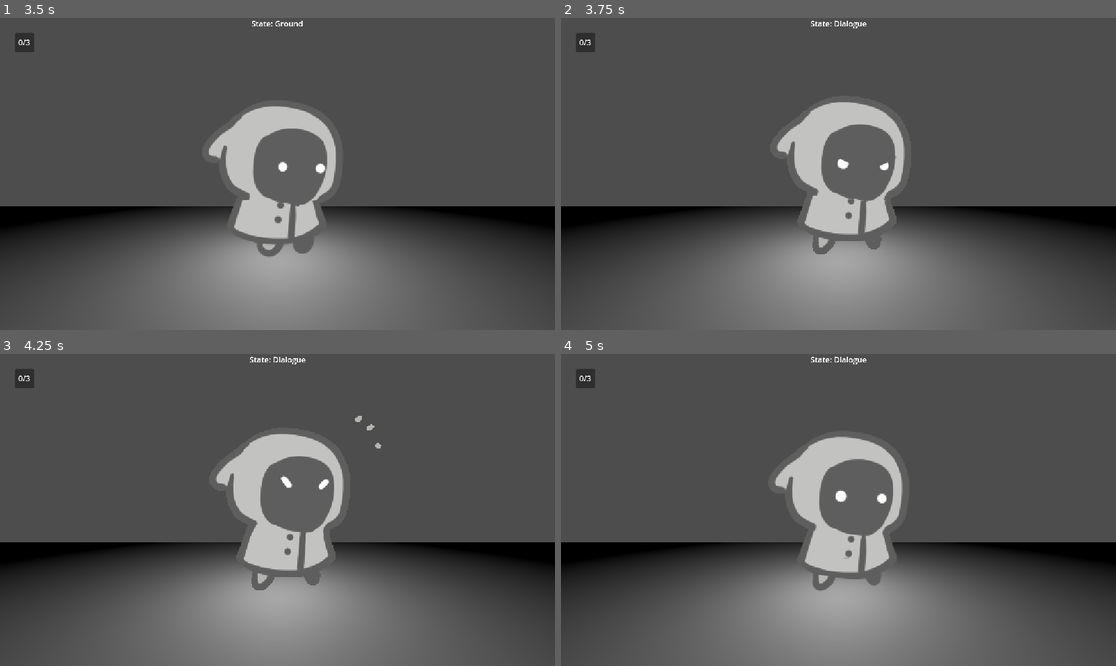
Above: before the commit, frames 1-4 (two rows, left to right).
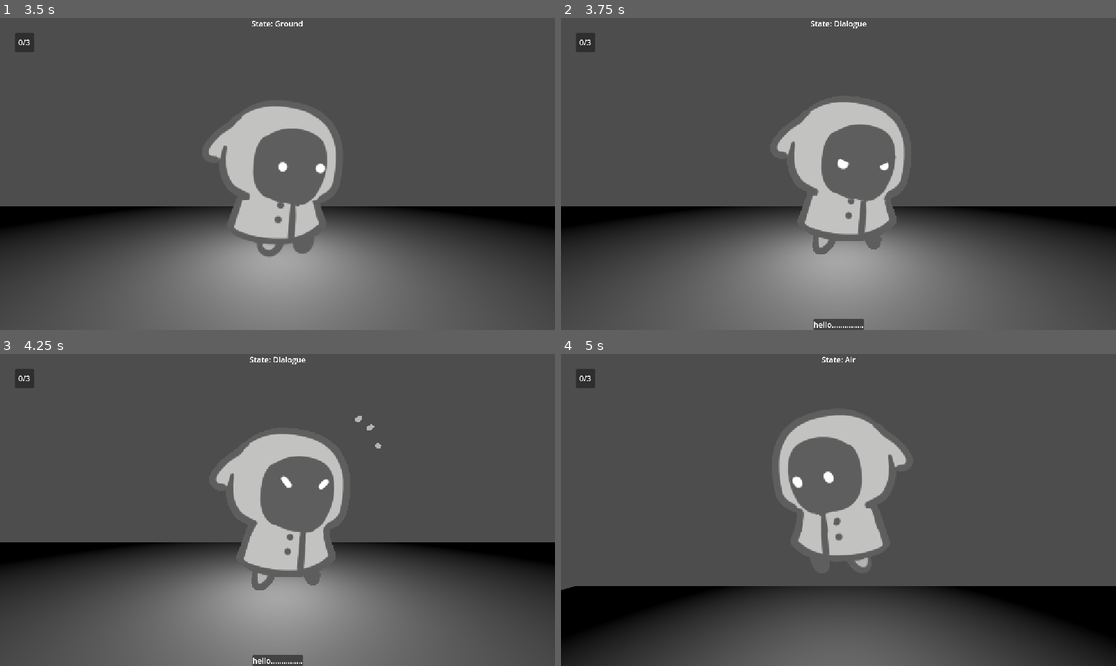
Above: after the commit, the same moments.

Repository: fina-rune/new-spawns-gwj82
Game: Godot game, scene res://scenes/UI/main_menu.tscn
Same seed, same stepped clock (60 frames per second), same inputs: the game is played once before the commit and once after it.
Inputs:
- Up to frame 1 (3.5 s): click "Play Game" at 0.5 s; tap Enter at 1.25 s; hold D (move_right) 1.28-2.03 s; hold E (callout) 1.28-2.03 s; tap Space (jump) at 1.52, 2.27 s; hold A (move_left) 2.03-2.78 s; tap E (callout) at 2.1 s; hold D (move_right) from 2.78 s (still down); hold E (callout) from 2.78 s (still down)
- Up to frame 2 (3.75 s): keep holding D (move_right); release E (callout) at 3.53 s; tap E (callout) at 3.6 s
- Up to frame 3 (4.25 s): keep holding D (move_right); tap Space (jump) at 3.77 s
- Up to frame 4 (5 s): release D (move_right) at 4.28 s; hold A (move_left) from 4.28 s (still down); hold E (callout) from 4.28 s (still down); tap Space (jump) at 4.52 s

Frame 1 is identical in both runs. In frame 2, 0.3% of the frame differs, in the area x 45-55%, y 96-100%; in frame 3, 0.3%; in frame 4, 39%, in the area x 0-100%, y 0-100%.

Commit message:
Fixed Dialogue

Diff:
--- a/new-spawns-gwj82/project.godot
+++ b/new-spawns-gwj82/project.godot
@@ -24,6 +24,7 @@
 SignalBus="*res://scripts/Signals/signal_bus.gd"
 MusicManager="*res://scripts/Music/music_manager.gd"
 LevelState="*res://scripts/Player/level_state.gd"
+Dialogue="*res://scenes/UI/dialogue.tscn"
 
 [debug]
 
--- a/new-spawns-gwj82/scenes/Levels/level_1.tscn
+++ b/new-spawns-gwj82/scenes/Levels/level_1.tscn
@@ -1,9 +1,8 @@
-[gd_scene load_steps=9 format=3 uid="uid://bkhglh7rnk742"]
+[gd_scene load_steps=8 format=3 uid="uid://bkhglh7rnk742"]
 
 [ext_resource type="PackedScene" uid="uid://d2wsmsjskfp2c" path="res://scenes/Player/player.tscn" id="1_ac15f"]
 [ext_resource type="PackedScene" uid="uid://w2fdqspnu0o4" path="res://scenes/Items/item_base.tscn" id="2_3ydyl"]
 [ext_resource type="PackedScene" uid="uid://ceaquyq8syix2" path="res://scenes/Npc/npc.tscn" id="3_3ydyl"]
-[ext_resource type="PackedScene" uid="uid://kcx2acfw3lim" path="res://scenes/UI/dialog.tscn" id="4_vtxvj"]
 
 [sub_resource type="BoxMesh" id="BoxMesh_nnsk1"]
 
@@ -77,5 +76,3 @@
 
 [node name="Npc" parent="." instance=ExtResource("3_3ydyl")]
 transform = Transform3D(1, 0, 0, 0, 1, 0, 0, 0, 1, 57.9831, 1.36021, -4.134)
-
-[node name="Dialog" parent="." instance=ExtResource("4_vtxvj")]
--- a/new-spawns-gwj82/scenes/Player/player.tscn
+++ b/new-spawns-gwj82/scenes/Player/player.tscn
@@ -393,6 +393,7 @@
 switch_mode = 2
 
 [sub_resource type="AnimationNodeStateMachineTransition" id="AnimationNodeStateMachineTransition_1bwnf"]
+switch_mode = 2
 
 [sub_resource type="AnimationNodeStateMachine" id="AnimationNodeStateMachine_qhqgy"]
 states/Callout/node = SubResource("AnimationNodeAnimation_7tfl1")
@@ -456,10 +457,9 @@
 dialogue_state = NodePath("../Dialogue")
 can_move = false
 
-[node name="Dialogue" type="Node" parent="StateMachine" node_paths=PackedStringArray("ground_state", "dialog_panel")]
+[node name="Dialogue" type="Node" parent="StateMachine" node_paths=PackedStringArray("ground_state")]
 script = ExtResource("12_jxtnq")
 ground_state = NodePath("../Ground")
-dialog_panel = NodePath("")
 can_move = false
 
 [node name="StateDebugLabel" type="Label" parent="." node_paths=PackedStringArray("state_machine")]
--- /dev/null
+++ b/new-spawns-gwj82/scenes/UI/dialogue.tscn
@@ -0,0 +1,23 @@
+[gd_scene load_steps=2 format=3 uid="uid://t1twnwgnmiy"]
+
+[ext_resource type="Script" uid="uid://d0qs6bps2cjss" path="res://scripts/UI/dialogue.gd" id="1_mkbqr"]
+
+[node name="Dialogue" type="CanvasLayer"]
+script = ExtResource("1_mkbqr")
+
+[node name="DialoguePanel" type="PanelContainer" parent="."]
+visible = false
+anchors_preset = 7
+anchor_left = 0.5
+anchor_top = 1.0
+anchor_right = 0.5
+anchor_bottom = 1.0
+offset_left = -52.5
+offset_top = -23.0
+offset_right = 52.5
+grow_horizontal = 2
+grow_vertical = 0
+
+[node name="Label" type="Label" parent="DialoguePanel"]
+layout_mode = 2
+text = "hello..............."
--- a/new-spawns-gwj82/scripts/Player/callout_state.gd
+++ b/new-spawns-gwj82/scripts/Player/callout_state.gd
@@ -10,7 +10,6 @@
 	if player.overlapped_item:
 		SignalBus.callout_connected.emit()
 	else:
-		print("Made it here.")
 		next_state = dialogue_state
 		playback.travel(dialogue_animation_name)
 
--- a/new-spawns-gwj82/scripts/Player/dialogue_state.gd
+++ b/new-spawns-gwj82/scripts/Player/dialogue_state.gd
@@ -7,15 +7,10 @@
 @export var dialog_panel: Control
 
 func on_enter() -> void:
-	print("Showing dialogue")
-	if dialog_panel:
-		dialog_panel.visible = true
+	Dialogue.toggle_dialogue()
 
 func state_input(event: InputEvent) -> void:
 	if event.is_action_pressed("callout"):
-		print("Showing/hiding dialog...")
-		if dialog_panel:
-			print("Hiding dialog...")
-			dialog_panel.visible = false
-			next_state = ground_state
-			playback.travel(ground_animation_name)
+		Dialogue.toggle_dialogue()
+		next_state = ground_state
+		playback.travel(ground_animation_name)
--- /dev/null
+++ b/new-spawns-gwj82/scripts/UI/dialogue.gd
@@ -0,0 +1,7 @@
+extends CanvasLayer
+
+@onready var dialogue_panel: PanelContainer = $DialoguePanel
+
+func toggle_dialogue() -> void:
+	if dialogue_panel:
+		dialogue_panel.visible = not dialogue_panel.visible
Not shown: 1 places in new-spawns-gwj82/scenes/UI/dialog.tscn that only renumber resources
Not shown, added: new-spawns-gwj82/scripts/UI/dialogue.gd.uid
